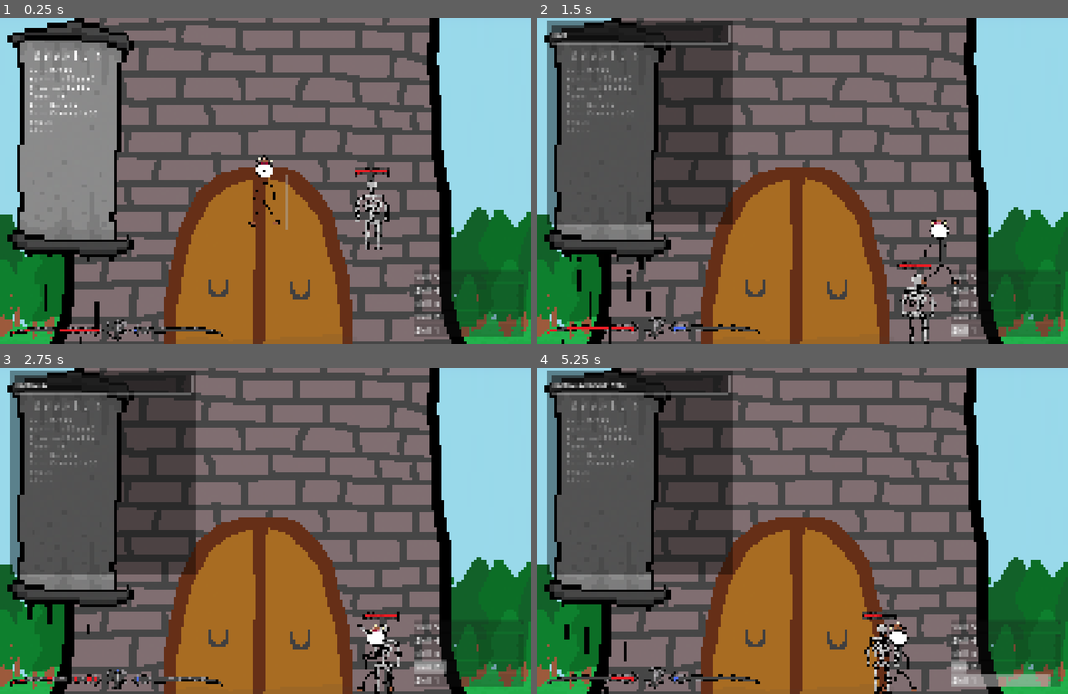
Above: before the commit, frames 1-4 (two rows, left to right).
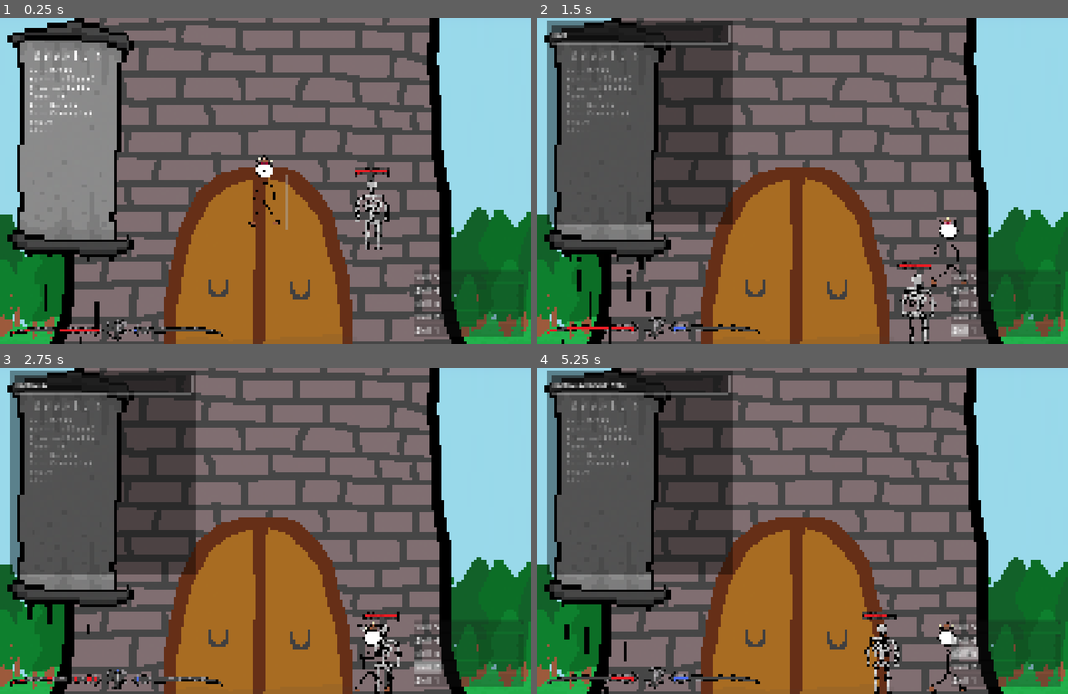
Above: after the commit, the same moments.

Repository: WhimmyAlz/A_Tower_Tale_Godot
Game: Godot game, scene res://Scenes/Settings/Floor/Base_floor.tscn
Two runs of this game, one before a commit and one after it. Both use one fixed random seed, a clock stepped at 60 frames per second and the inputs below.
Inputs:
- Up to frame 1 (0.25 s): no input
- Up to frame 2 (1.5 s): tap Enter (Console) at 0.5 s; hold 3 (attack 3, bound only after the commit) 0.53-1.28 s; hold D (right) from 0.53 s (still down); tap W (up) at 0.77 s; tap 1 (attack 1) at 1.35 s
- Up to frame 3 (2.75 s): tap W (up) at 1.52 s; tap 3 (attack 3, bound only after the commit) at 1.55, 2.3 s; release D (right) at 2.03 s; hold A (left) from 2.03 s (still down); hold 2 (attack 2) from 2.03 s (still down)
- Up to frame 4 (5.25 s): release A (left) at 2.78 s; release 2 (attack 2) at 2.78 s; hold D (right) 2.78-4.28 s; tap 3 (attack 3, bound only after the commit) at 2.85, 4.55 s; tap W (up) at 3.02, 3.77, 4.52 s; hold 3 (attack 3, bound only after the commit) 3.53-4.28 s; hold A (left) 4.28-5.03 s; tap 1 (attack 1) at 4.35 s; hold D (right) from 5.03 s (still down); hold 2 (attack 2) from 5.03 s (still down)

The runs differ from the first frame. In frame 1, less than 0.1% of the frame differs, in the area x 8-19%, y 28-32%; in frame 2, 0.5%; in frame 3, 0.4%; in frame 4, 1.7%, in the area x 9-97%, y 28-100%.

Commit message:
added third attack for brawler, fine tuned some previous oversights in attacks

Diff:
--- a/Global/Global.gd
+++ b/Global/Global.gd
@@ -17,18 +17,26 @@
 var player_dir := 1
 
 # Combat stats
-var strength := 2.0
-var agility := 2.0
-var power := 0.0 # damage % is based on this
-var defense := 0.0 # reduces damage by 1 (min 1)
-var defense_penetration := 0.0 # ignores X amount of defense
+var strength := 2
+var agility := 2
+var dexterity := 2
+var intellect := 2
+
+var bonus_strength := 0
+var bonus_agility := 0
+var bonus_dexterity := 0
+var bonus_intellect := 0
+
+var power := 0 # damage % is based on this
+var defense := 0 # reduces damage by 1 (min 1)
+var defense_penetration := 0 # ignores X amount of defense
 var max_stamina := 1.0
 var stamina := 1.0
 var max_health := 100.0
 var health := 100.0
 var health_regen_value := 15.0 # % of max health healed naturally per floor
 var crit_chance := 0.0 # chance to land crit
-var crit_damage := 100.0 # extra damage % from crits
+var crit_damage := 25.0 # extra damage % from crits
 
 # cooldowns
 var attack1t := 0
@@ -66,7 +74,7 @@
 	jump_power = round(1500 * (1 + jump_multi))
 	jump_limit = 100 # must be more than 0
 
-	player_spd = round(15 * (1 + speed_multi))
+	player_spd = round((15 + agility) * (1 + speed_multi))
 	player_weight = 20
 
 	max_health = 280
@@ -76,6 +84,11 @@
 	defense = 0
 	defense_penetration = 0
 
+	strength = 4 + bonus_strength
+	agility = 1 + bonus_agility
+	dexterity = 2 + bonus_dexterity
+	intellect = 1 + bonus_intellect
+
 ## Sets stats for Draco [class:10]
 func class_stats_draco():
 	flight = 1
@@ -83,7 +96,7 @@
 	jump_power = round(1050 * (1 + jump_multi))
 	jump_limit = 350 # must be more than 0
 
-	player_spd = round(14 * (1 + speed_multi))
+	player_spd = round((14 + agility) * (1 + speed_multi))
 	player_weight = 30
 
 	max_health = 150
@@ -92,6 +105,11 @@
 	power = round(35 * (1 + power_multi))
 	defense = 0
 	defense_penetration = 0
+
+	strength = 4 + bonus_strength
+	agility = 4 + bonus_agility
+	dexterity = 4 + bonus_dexterity
+	intellect = 4 + bonus_intellect
 
 func _ready() -> void:
 	health = max_health
--- a/Scenes/Mobs/Skelebone/bone.gd
+++ b/Scenes/Mobs/Skelebone/bone.gd
@@ -7,8 +7,8 @@
 var proj_life_time
 var damage = 10
 
-var velocity_y = -10
-var gravity = 0.5
+var velocity_y = -9
+var gravity = 0.4
 
 var velocity_vector
 
@@ -18,6 +18,9 @@
 	proj_speed = speed
 	direction = dir
 	proj_life_time = time
+
+func set_vert_velocity(value):
+	velocity_y = value
 
 func _ready() -> void:
 	self.scale.x = size
--- a/Scenes/Mobs/Skelebone/skelebone_body.gd
+++ b/Scenes/Mobs/Skelebone/skelebone_body.gd
@@ -24,7 +24,7 @@
 func throw_bone():
 	var projectile = bone.instantiate()
 	var proj_position = self.position + Vector2(self.direction * 6, -100)
-	var proj_speed = 5 + abs(self.position.x - player.position.x) * 0.01
+	var proj_speed = 10 + abs(self.position.x - player.position.x) * 0.005
 	var proj_lifetime = 90
 
 	projectile.init(proj_position, proj_speed, self.direction, proj_lifetime)
--- a/Scenes/Player/Classes/brawler/brawler.gd
+++ b/Scenes/Player/Classes/brawler/brawler.gd
@@ -1,13 +1,19 @@
 extends Node2D
 
 var attack1_max_t = 60
-var attack2_max_t = 100
-var attack3_max_t = 1
+var attack2_max_t = 120
+var attack3_max_t = 240
 var attack4_max_t = 1
 var attack5_max_t = 1
 var ultimate_max_t = 1
 
 var wave
+
+var descriptions = {
+"Punch": "Does [100% + str] damage and deals 15 knockback. Has a 1s cooldown.",
+"Flurry": "Does [33% + str] x3 damage and deals 5 x3 knockback at a moderate range. Has a 2s cooldown.",
+"Barrage": "Does [10% + 0.2str] x 15 damage and deals 1 x15 knockback. Has a 4s cooldown."
+}
 
 @onready var player = get_parent().get_parent()
 @onready var class_anim = $skills
@@ -35,32 +41,33 @@
 		player.set_attacking(true)
 
 func attack_1():
-	class_anim.speed_scale = 3
-
-	if Global.attack1t >= 1:
+	if Global.attack1t >= 1 and Global.attack1t <= 30:
+		class_anim.speed_scale = 2.5
 		player.set_speed_penalty(0.25)
-
-		Global.attack1t += 1
 
 		# spawns wave
 		if Global.attack1t == 20:
 			wave = fist_wave.instantiate()
 			wave.set_player(player)
-			wave.set_damage(25)
+			wave.set_damage((1 * Global.power) + Global.strength)
 			wave.set_pos(player.position)
 			wave.set_speed(0, 0)
+			wave.set_stuntime(30)
 			get_tree().current_scene.get_node("Projectiles").add_child(wave)
 
 		if between(Global.attack1t, 20, 30):
-			wave.set_pos(player.position + Vector2((Global.player_dir * 7 * Global.attack1t) - (Global.player_dir * 95), -75))
+			wave.set_pos(player.position + Vector2((Global.player_dir * 8 * Global.attack1t) - (Global.player_dir * 95), -75))
 
 		if Global.attack1t == 30:
 			player.set_animation_visibility(true)
 			class_anim.visible = false
 			player.set_attacking(false)
 
-		if Global.attack1t >= attack1_max_t:
-			Global.attack1t = 0
+	if Global.attack1t >= 1:
+		Global.attack1t += 1
+
+	if Global.attack1t >= attack1_max_t:
+		Global.attack1t = 0
 
 func init_attack_2():
 	if Global.stamina >= 50:
@@ -77,30 +84,73 @@
 		player.set_attacking(true)
 
 func attack_2():
-	class_anim.speed_scale = 2
-
-	if Global.attack2t >= 1:
+	if Global.attack2t >= 1 and Global.attack2t <= 34:
+		class_anim.speed_scale = 1.75
 		player.set_speed_penalty(0.1)
-
-		Global.attack2t += 1
 
 		# spawns wave
 		if between(Global.attack2t, 30, 34) and Global.attack2t % 2 == 0:
 			wave = fist_wave.instantiate()
 			wave.set_player(player)
-			wave.set_damage(15)
+			wave.set_damage((0.33 * Global.power) + Global.strength)
 			wave.set_knockback(5)
+			wave.set_size(2)
 			wave.set_pos(Vector2(player.position.x, player.position.y + randi_range(-150, -20)))
 			wave.set_speed(40 + randi_range(-10,20), 0)
 			get_tree().current_scene.get_node("Projectiles").add_child(wave)
 
-		if Global.attack2t == 40:
+		if Global.attack2t == 34:
 			player.set_animation_visibility(true)
 			class_anim.visible = false
 			player.set_attacking(false)
 
-		if Global.attack2t >= attack2_max_t:
-			Global.attack2t = 0
+	if Global.attack2t >= 1:
+		Global.attack2t += 1
+
+	if Global.attack2t >= attack2_max_t:
+		Global.attack2t = 0
+
+func init_attack_3():
+	if Global.stamina >= 60:
+		set_dir()
+
+		Global.stamina -= 60
+		Global.attack3t = 1
+
+		player.set_animation_visibility(false)
+		class_anim.visible = true
+		class_anim.frame = 0
+		class_anim.play("barrage")
+		Global.attack3t = 1
+		player.set_attacking(true)
+
+func attack_3():
+	if Global.attack3t >= 1 and Global.attack3t <= 60:
+		class_anim.speed_scale = 3
+		player.set_speed_penalty(0.1)
+
+		# spawns wave
+		if between(Global.attack3t, 4, 60) and Global.attack3t % 4 == 0:
+			wave = fist_wave.instantiate()
+			wave.set_player(player)
+			wave.set_damage((0.1 * Global.power) + (0.2 * Global.strength))
+			wave.set_knockback(1)
+			wave.set_size(2.5)
+			wave.set_lifetime(5)
+			wave.set_pos(Vector2(player.position.x + (80 * Global.player_dir), player.position.y + randi_range(-130, -60)))
+			wave.set_speed(20, 0)
+			get_tree().current_scene.get_node("Projectiles").add_child(wave)
+
+		if Global.attack3t == 60:
+			player.set_animation_visibility(true)
+			class_anim.visible = false
+			player.set_attacking(false)
+
+	if Global.attack3t >= 1:
+		Global.attack3t += 1
+
+	if Global.attack3t >= attack3_max_t:
+		Global.attack3t = 0
 
 func between(variable, time1, time2):
 	if variable >= time1 and variable <= time2:
@@ -120,3 +170,4 @@
 	update_global_cds()
 	attack_1()
 	attack_2()
+	attack_3()
--- a/Scenes/Player/Classes/class_actions.gd
+++ b/Scenes/Player/Classes/class_actions.gd
@@ -27,6 +27,10 @@
 	if Input.is_action_pressed("attack 2") and Global.attack2t == 0 and not player.get_attacking():
 		class_node.init_attack_2()
 
+func attack_3():
+	if Input.is_action_pressed("attack 3") and Global.attack3t == 0 and not player.get_attacking():
+		class_node.init_attack_3()
+
 func hat_animations():
 	var hat_mode = get_parent().get_hat_mode()
 
@@ -53,3 +57,4 @@
 
 	attack_1()
 	attack_2()
+	attack_3()
--- a/Scenes/Player/Classes/class_actions.tscn
+++ b/Scenes/Player/Classes/class_actions.tscn
@@ -6,6 +6,23 @@
 [ext_resource type="Texture2D" uid="uid://cpgp21emfe4jb" path="res://Scenes/Player/Classes/brawler/sprites/brawler_hat.png" id="2_bxt8x"]
 [ext_resource type="Texture2D" uid="uid://bs6pj62q1di02" path="res://Scenes/Player/Classes/brawler/sprites/hat_idle.png" id="2_ndw6e"]
 [ext_resource type="Texture2D" uid="uid://c26wiay3lovfd" path="res://Scenes/Player/Classes/brawler/sprites/hat_run.png" id="3_51i2t"]
+[ext_resource type="Texture2D" uid="uid://dcq8kc0ipp700" path="res://Scenes/Player/Classes/brawler/sprites/barrage.png" id="3_imllr"]
+
+[sub_resource type="AtlasTexture" id="AtlasTexture_kva02"]
+atlas = ExtResource("3_imllr")
+region = Rect2(0, 0, 128, 128)
+
+[sub_resource type="AtlasTexture" id="AtlasTexture_mrwy1"]
+atlas = ExtResource("3_imllr")
+region = Rect2(128, 0, 128, 128)
+
+[sub_resource type="AtlasTexture" id="AtlasTexture_t1ht3"]
+atlas = ExtResource("3_imllr")
+region = Rect2(256, 0, 128, 128)
+
+[sub_resource type="AtlasTexture" id="AtlasTexture_gtl3k"]
+atlas = ExtResource("3_imllr")
+region = Rect2(384, 0, 128, 128)
 
 [sub_resource type="AtlasTexture" id="AtlasTexture_bxt8x"]
 atlas = ExtResource("1_0qstu")
@@ -33,6 +50,23 @@
 
 [sub_resource type="SpriteFrames" id="SpriteFrames_3a7wu"]
 animations = [{
+"frames": [{
+"duration": 1.0,
+"texture": SubResource("AtlasTexture_kva02")
+}, {
+"duration": 1.0,
+"texture": SubResource("AtlasTexture_mrwy1")
+}, {
+"duration": 1.0,
+"texture": SubResource("AtlasTexture_t1ht3")
+}, {
+"duration": 1.0,
+"texture": SubResource("AtlasTexture_gtl3k")
+}],
+"loop": true,
+"name": &"barrage",
+"speed": 5.0
+}, {
 "frames": [{
 "duration": 1.0,
 "texture": SubResource("AtlasTexture_bxt8x")
@@ -142,7 +176,7 @@
 visible = false
 texture_filter = 1
 sprite_frames = SubResource("SpriteFrames_3a7wu")
-animation = &"punch"
+animation = &"barrage"
 
 [node name="hat" type="AnimatedSprite2D" parent="brawler" unique_id=2133882194]
 texture_filter = 1
--- a/project.godot
+++ b/project.godot
@@ -68,15 +68,18 @@
 }
 "attack 3"={
 "deadzone": 0.2,
-"events": []
+"events": [Object(InputEventKey,"resource_local_to_scene":false,"resource_name":"","device":-1,"window_id":0,"alt_pressed":false,"shift_pressed":false,"ctrl_pressed":false,"meta_pressed":false,"pressed":false,"keycode":0,"physical_keycode":51,"key_label":0,"unicode":51,"location":0,"echo":false,"script":null)
+]
 }
 "attack 4"={
 "deadzone": 0.2,
-"events": []
+"events": [Object(InputEventKey,"resource_local_to_scene":false,"resource_name":"","device":-1,"window_id":0,"alt_pressed":false,"shift_pressed":false,"ctrl_pressed":false,"meta_pressed":false,"pressed":false,"keycode":0,"physical_keycode":52,"key_label":0,"unicode":52,"location":0,"echo":false,"script":null)
+]
 }
 "attack 5"={
 "deadzone": 0.2,
-"events": []
+"events": [Object(InputEventKey,"resource_local_to_scene":false,"resource_name":"","device":-1,"window_id":0,"alt_pressed":false,"shift_pressed":false,"ctrl_pressed":false,"meta_pressed":false,"pressed":false,"keycode":0,"physical_keycode":53,"key_label":0,"unicode":53,"location":0,"echo":false,"script":null)
+]
 }
 ultimate={
 "deadzone": 0.2,
Binary file added: Scenes/Player/Classes/brawler/sprites/barrage.png
Not shown, added: Scenes/Player/Classes/brawler/sprites/barrage.png.import
